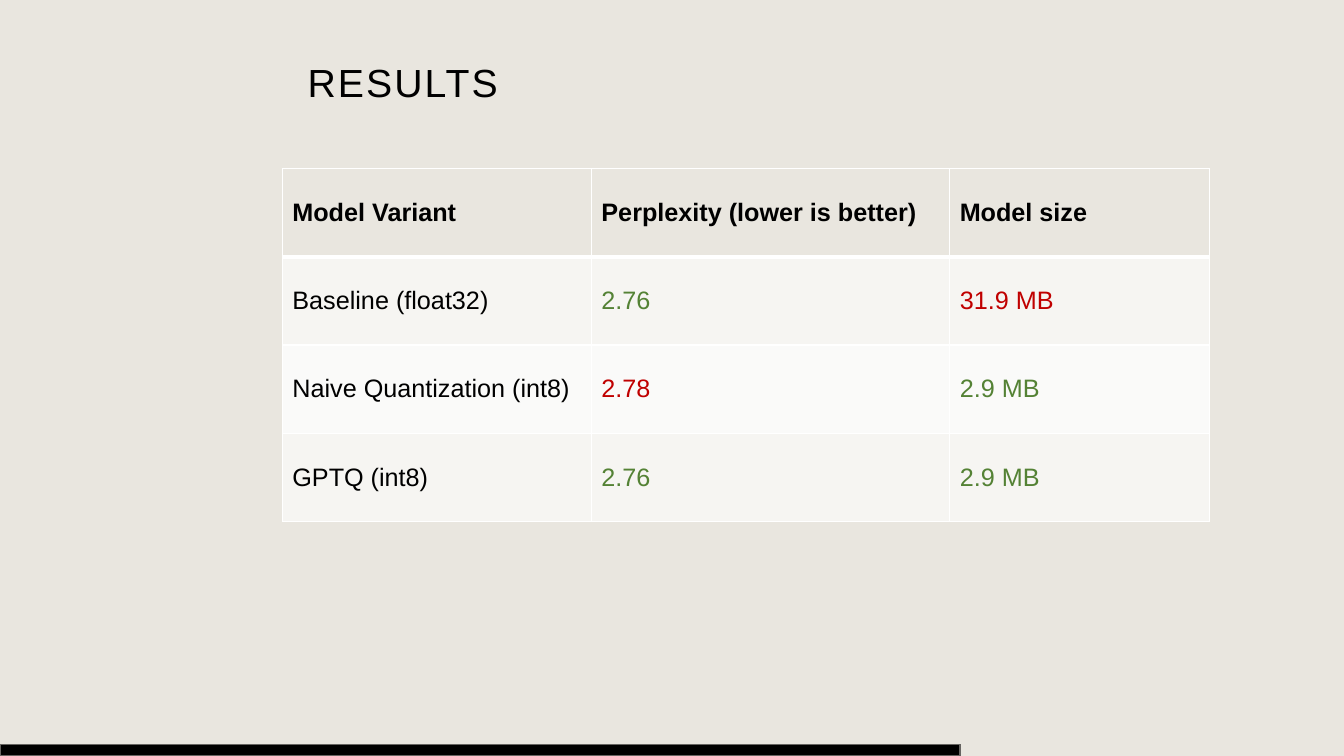
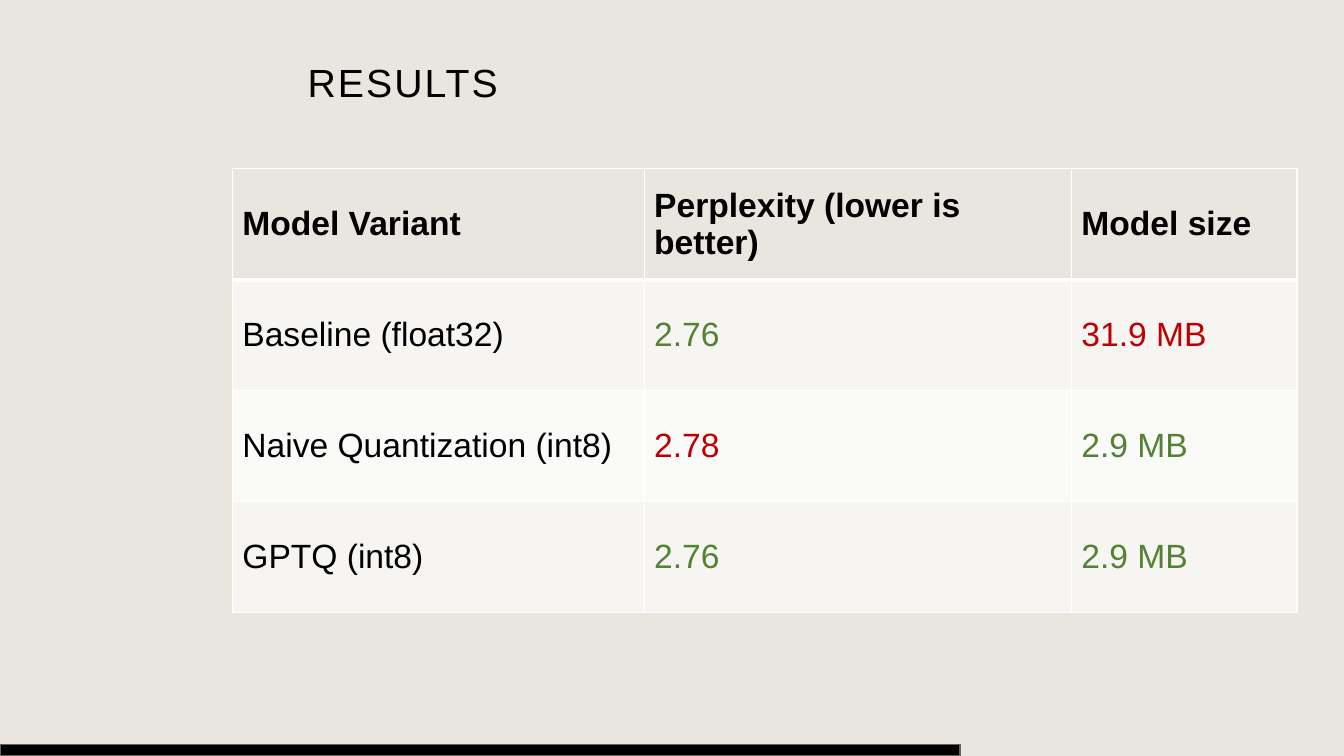
Before and after one commit to p0017/11918494_nanoGPTQ, a slide deck: slide 9 of report/presentation_without_macros.pptx (slide 10 before the commit). Drawn at 1344x756 pixels with LibreOffice and Linux fonts; fonts in the diff are those of the drawing; background and template pictures are left out. Boxes give left, top, right and bottom in pixels: in the first picture for what was removed or moved away, otherwise in the second. Text is boxed around its words. In the diff, an @@ line names an element or a change of style, - is before the commit and + after.

```diff
--- a/report/presentation_without_macros.pptx
+++ b/report/presentation_without_macros.pptx
@@ table at (232,168,1298,613) @@
@@ size 18 to 24 pt @@
@@ table: place and size @@
-table at (282,168,1210,521)
+table at (232,168,1298,613)
```
Also in this commit, not shown: 6 other slides changed, 1 slide removed.
